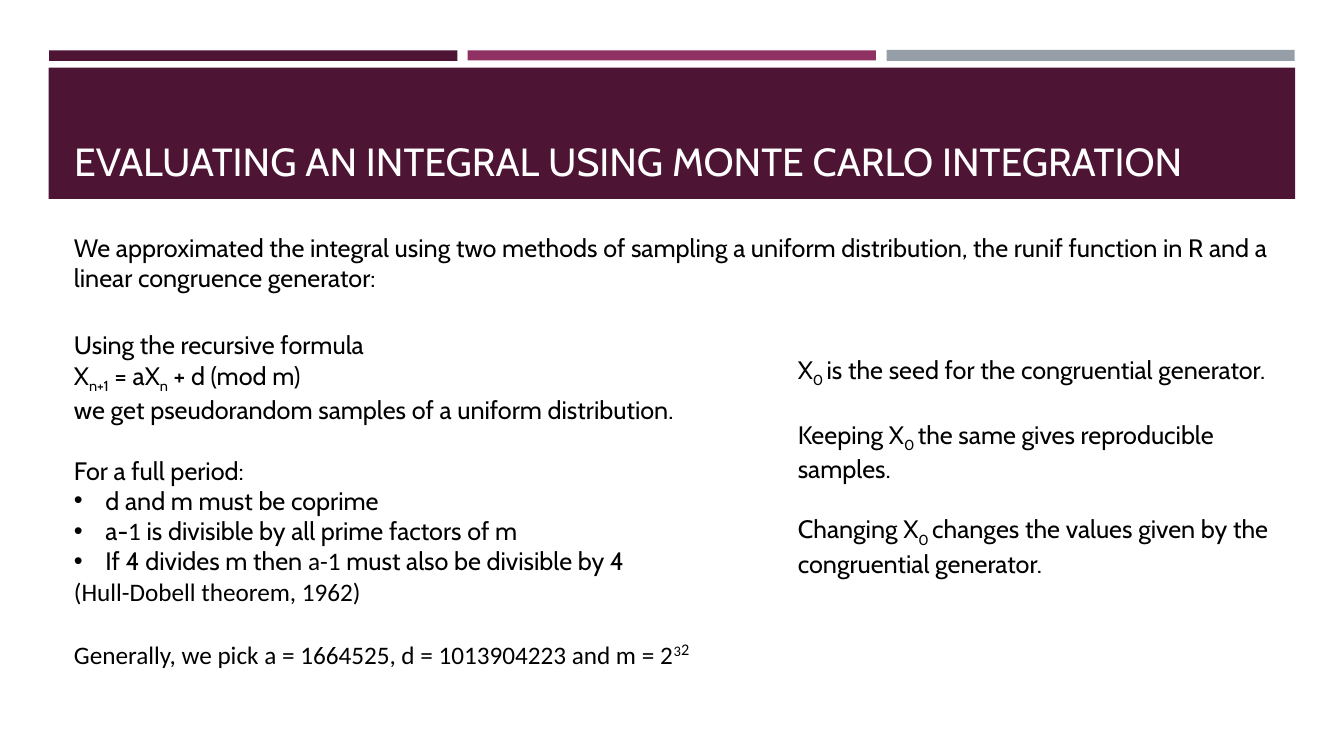
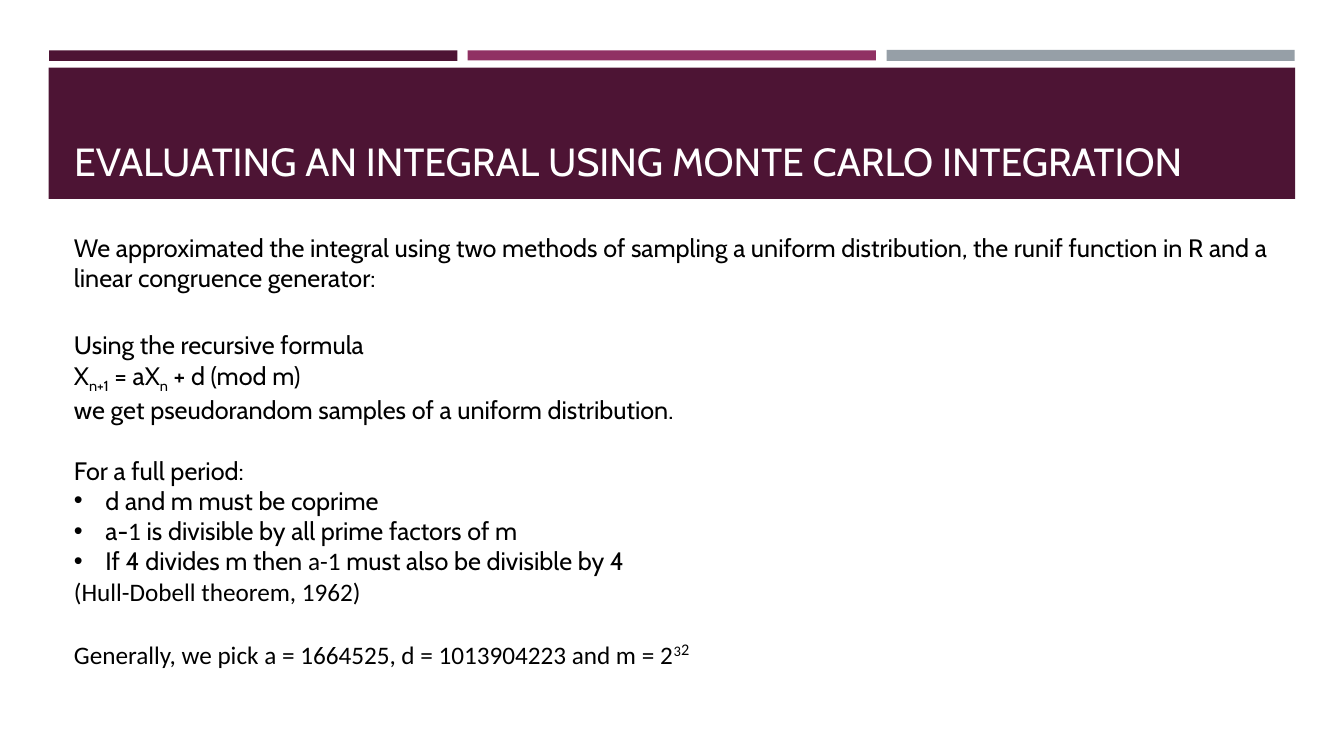
Before and after one commit to eoiniritium/jateb-course-work, a slide deck: slide 9 of presentation.pptx. Drawn at 1344x756 pixels with LibreOffice and Linux fonts; fonts in the diff are those of the drawing. Boxes give left, top, right and bottom in pixels: in the first picture for what was removed or moved away, otherwise in the second. Text is boxed around its words. In the diff, an @@ line names an element or a change of style, - is before the commit and + after.

```diff
--- a/presentation.pptx
+++ b/presentation.pptx
@@ text removed at bbox=[798, 360, 1268, 579] @@
-X0 is the seed for the congruential generator.
-Keeping X0 the same gives reproducible samples.
-Changing X0 changes the values given by the congruential generator.
```
Also in this commit, not shown: 3 other slides changed.
